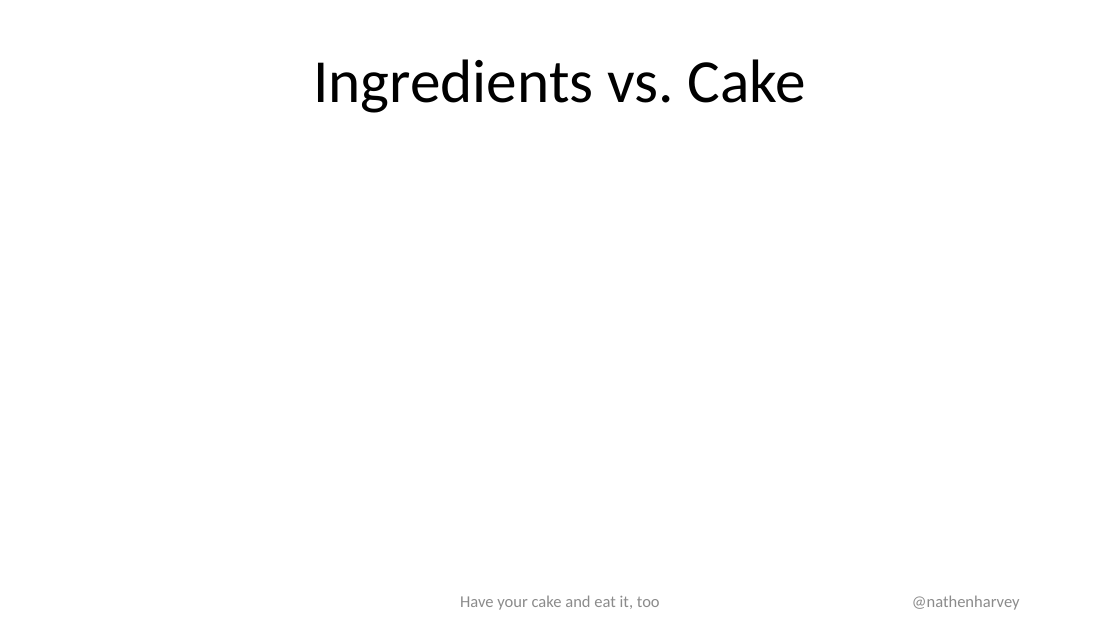
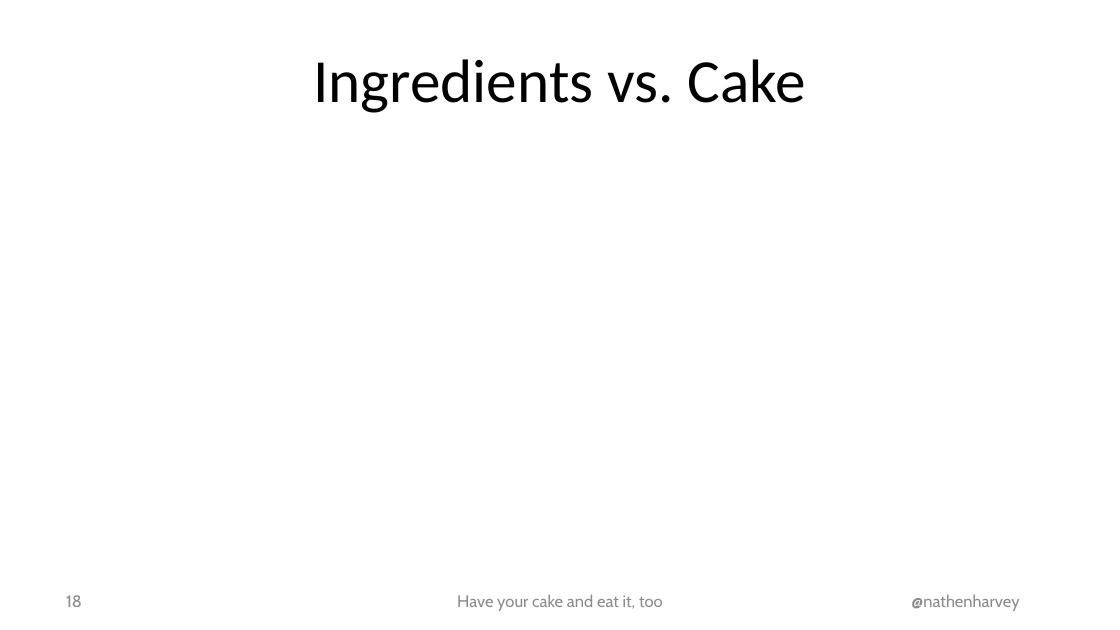
Before and after one commit to nathenharvey/devopsdays-austin-2016-presentations, a slide deck: slide 18 of Rugged Enterprise DevSecNetQAGovOps - Nathen Harvey - Ignite.pptx. Drawn at 1120x630 pixels with LibreOffice and Linux fonts; fonts in the diff are those of the drawing; background and template pictures are left out. Boxes give left, top, right and bottom in pixels: in the first picture for what was removed or moved away, otherwise in the second. Text is boxed around its words. In the diff, an @@ line names an element or a change of style, - is before the commit and + after.

```diff
--- a/Rugged Enterprise DevSecNetQAGovOps - Nathen Harvey - Ignite.pptx
+++ b/Rugged Enterprise DevSecNetQAGovOps - Nathen Harvey - Ignite.pptx
@@ page number added at [66, 595, 82, 607], 17 pt, text #8C8C8C @@
+18
@@ text "Have your cake and eat ..." at [457, 594, 663, 611]: font Calibri to Cabin @@
@@ text "@nathenharvey" at [911, 594, 1019, 611]: font Calibri to Cabin @@
```
Also in this commit, not shown: 18 other slides changed.
